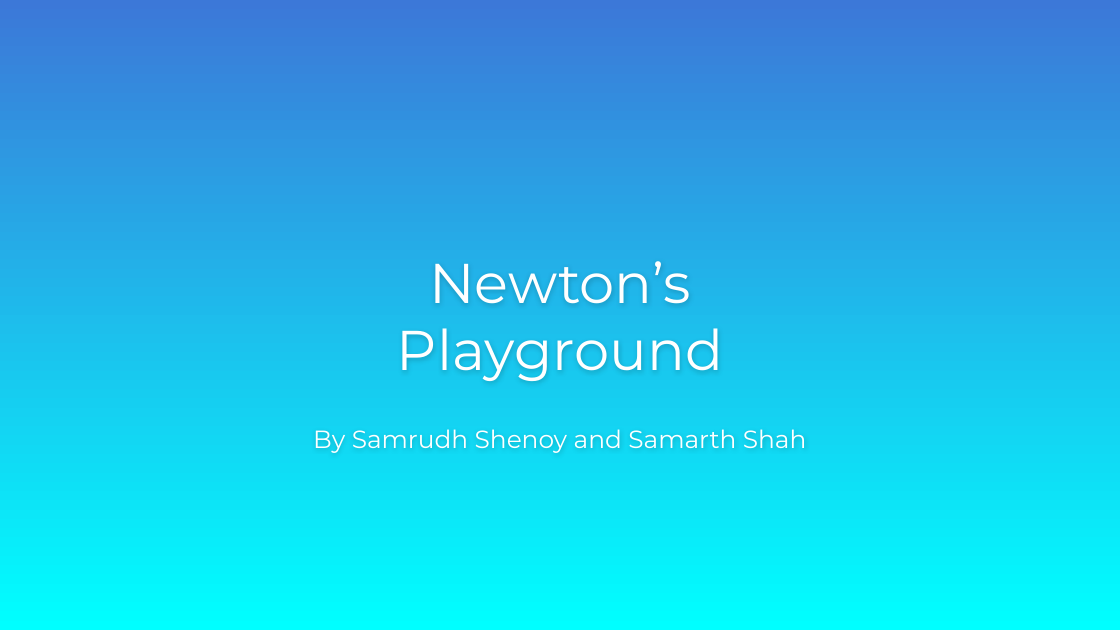
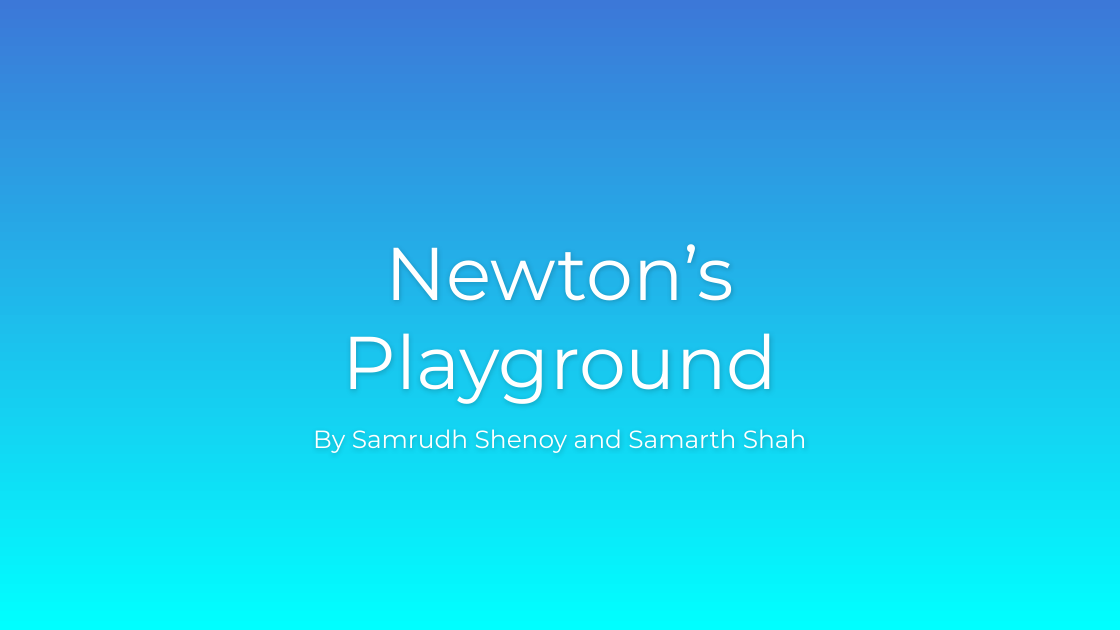
Before and after one commit to samrudhshenoy/Newtons-Playground, a slide deck: slide 1 of NewtonsPlaygroundPresentation.pptx. Drawn at 1120x630 pixels with LibreOffice and Linux fonts; fonts in the diff are those of the drawing; background and template pictures are left out. Boxes give left, top, right and bottom in pixels: in the first picture for what was removed or moved away, otherwise in the second. Text is boxed around its words. In the diff, an @@ line names an element or a change of style, - is before the commit and + after.

```diff
--- a/NewtonsPlaygroundPresentation.pptx
+++ b/NewtonsPlaygroundPresentation.pptx
@@ title "Newton’s Playground" at bbox=[343, 244, 778, 404]: size 36 to 48 pt @@
```
Also in this commit, not shown: 5 other slides changed, 3 slides added, 18 slides removed.
